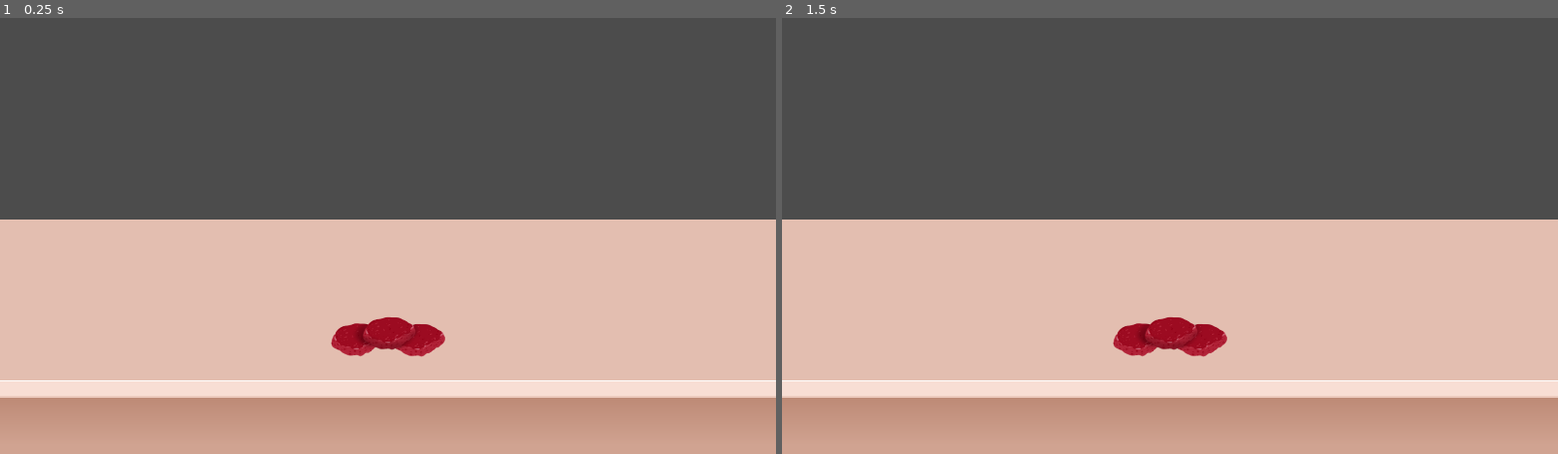
Above: before the commit, frames 1-2 (left to right).
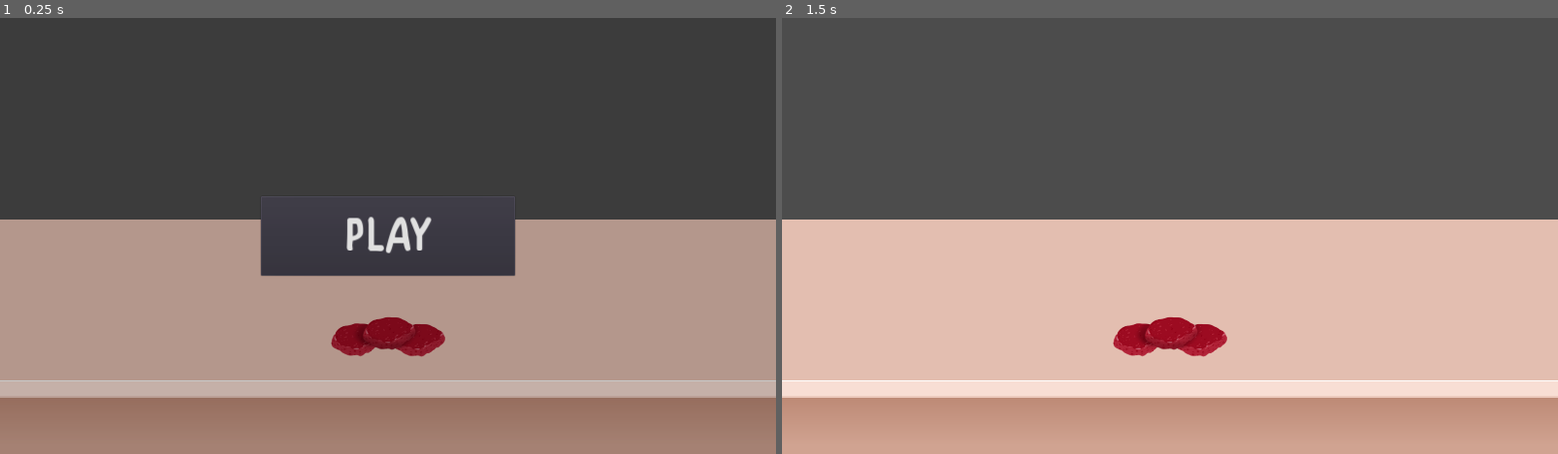
Above: after the commit, the same moments.

Repository: samuelpedrajas/MyVeganRestaurant
Game: Godot game, scene res://Scenes/Kitchen.tscn
Two runs of this game, one before a commit and one after it. Both use one fixed random seed, a clock stepped at 60 frames per second and the inputs below.
Inputs (mouse positions are in pixels of both pictures, inside the frame that each line leads up to):
- Up to frame 1 (0.25 s): no input
- Up to frame 2 (1.5 s): click (1170, 236) at 0.5 s, where only the run after the commit has a clickable "PLAY"; tap Enter at 1.25 s; move the mouse to (1340, 214) at 1.27 s; click (1340, 214) at 1.35 s

The runs differ from the first frame. In frame 1, 54% of the frame differs, in the area x 0-100%, y 40-100%; in frame 2, nothing differs.

Commit message:
progress

Diff:
--- /dev/null
+++ b/Scenes/BurgerSource.tscn
@@ -0,0 +1,28 @@
+[gd_scene load_steps=6 format=2]
+
+[ext_resource path="res://Scenes/Ingredients/RawBurger.tscn" type="PackedScene" id=1]
+[ext_resource path="res://Scripts/FoodSource.gd" type="Script" id=2]
+[ext_resource path="res://Scenes/ClickableArea.tscn" type="PackedScene" id=3]
+[ext_resource path="res://Images/Kitchen/FuenteHamburguesa.png" type="Texture" id=4]
+
+[sub_resource type="CapsuleShape2D" id=1]
+radius = 54.4137
+height = 185.252
+
+[node name="BurgerSource" type="Node2D"]
+script = ExtResource( 2 )
+
+[node name="Ingredient" parent="." instance=ExtResource( 1 )]
+
+[node name="Sprite" type="Sprite" parent="."]
+texture = ExtResource( 4 )
+
+[node name="ClickableArea" parent="." instance=ExtResource( 3 )]
+
+[node name="CollisionShape2D" parent="ClickableArea" index="0"]
+rotation = 1.5708
+shape = SubResource( 1 )
+[connection signal="clicked" from="ClickableArea" to="." method="_on_ClickableArea_clicked"]
+[connection signal="released" from="ClickableArea" to="." method="_on_ClickableArea_released"]
+
+[editable path="ClickableArea"]
--- a/Scenes/FoodSource.gd
+++ /dev/null
@@ -1,5 +0,0 @@
-extends Node2D
-
-
-func tap():
-	pass
--- /dev/null
+++ b/Scenes/Ingredients/RawBurger.tscn
@@ -0,0 +1,7 @@
+[gd_scene load_steps=2 format=2]
+
+[ext_resource path="res://Scripts/Ingredient.gd" type="Script" id=1]
+
+[node name="RawBurger" type="Node2D"]
+script = ExtResource( 1 )
+reference = "RawBurger"
--- a/Scenes/Kitchen.tscn
+++ b/Scenes/Kitchen.tscn
@@ -1,14 +1,9 @@
-[gd_scene load_steps=7 format=2]
+[gd_scene load_steps=5 format=2]
 
 [ext_resource path="res://Images/Kitchen/Mueble.png" type="Texture" id=1]
 [ext_resource path="res://Scenes/HUD.tscn" type="PackedScene" id=2]
 [ext_resource path="res://Scripts/Kitchen.gd" type="Script" id=3]
-[ext_resource path="res://Scenes/FoodSourceTemplate.tscn" type="PackedScene" id=4]
-[ext_resource path="res://Images/Kitchen/FuenteHamburguesa.png" type="Texture" id=5]
-
-[sub_resource type="CapsuleShape2D" id=1]
-radius = 53.5262
-height = 190.638
+[ext_resource path="res://Scenes/BurgerSource.tscn" type="PackedScene" id=4]
 
 [node name="Kitchen" type="Node2D"]
 script = ExtResource( 3 )
@@ -18,20 +13,9 @@
 texture = ExtResource( 1 )
 
 [node name="BurgerSource" parent="Table" instance=ExtResource( 4 )]
-
-[node name="CollisionShape2D" parent="Table/BurgerSource/ClickableArea" index="0"]
-rotation = 1.5708
-shape = SubResource( 1 )
-
-[node name="Sprite" type="Sprite" parent="Table/BurgerSource"]
-texture = ExtResource( 5 )
+kitchen = NodePath("../..")
 
 [node name="HUD" parent="." instance=ExtResource( 2 )]
-visible = false
 margin_right = 1920.0
 margin_bottom = 1080.0
 [connection signal="start_game" from="HUD" to="." method="_on_HUD_start_game"]
-
-[editable path="Table/BurgerSource"]
-
-[editable path="Table/BurgerSource/ClickableArea"]
--- /dev/null
+++ b/Scenes/Templates/IngredientTemplate.tscn
@@ -0,0 +1,6 @@
+[gd_scene load_steps=2 format=2]
+
+[ext_resource path="res://Scripts/Ingredient.gd" type="Script" id=1]
+
+[node name="IngredientTemplate" type="Node2D"]
+script = ExtResource( 1 )
--- a/Scripts/FoodSource.gd
+++ b/Scripts/FoodSource.gd
@@ -2,7 +2,7 @@
 
 
 var ingredient = null
-export(NodePath) var kitchen
+export(NodePath) onready var kitchen = get_node(kitchen)
 
 
 func _ready():
--- /dev/null
+++ b/Scripts/Ingredient.gd
@@ -0,0 +1,4 @@
+extends Node2D
+
+
+export(String) var reference
--- a/Scripts/Kitchen.gd
+++ b/Scripts/Kitchen.gd
@@ -7,7 +7,7 @@
 
 
 func use_ingredient(ingredient):
-	print("Using ingredient: %s" % [ingredient.name])
+	print("Using ingredient: %s" % [ingredient.reference])
 
 ### Signal Handlers ###
 
--- a/project.godot
+++ b/project.godot
@@ -32,6 +32,14 @@
 window/stretch/mode="2d"
 window/stretch/aspect="expand"
 
+[input]
+
+ui_click={
+"deadzone": 0.5,
+"events": [ Object(InputEventMouseButton,"resource_local_to_scene":false,"resource_name":"","device":-1,"alt":false,"shift":false,"control":false,"meta":false,"command":false,"button_mask":0,"position":Vector2( 0, 0 ),"global_position":Vector2( 0, 0 ),"factor":1.0,"button_index":1,"pressed":false,"doubleclick":false,"script":null)
+ ]
+}
+
 [rendering]
 
 environment/default_environment="res://default_env.tres"
Renamed: Scenes/FoodSourceTemplate.tscn -> Scenes/Templates/FoodSourceTemplate.tscn
